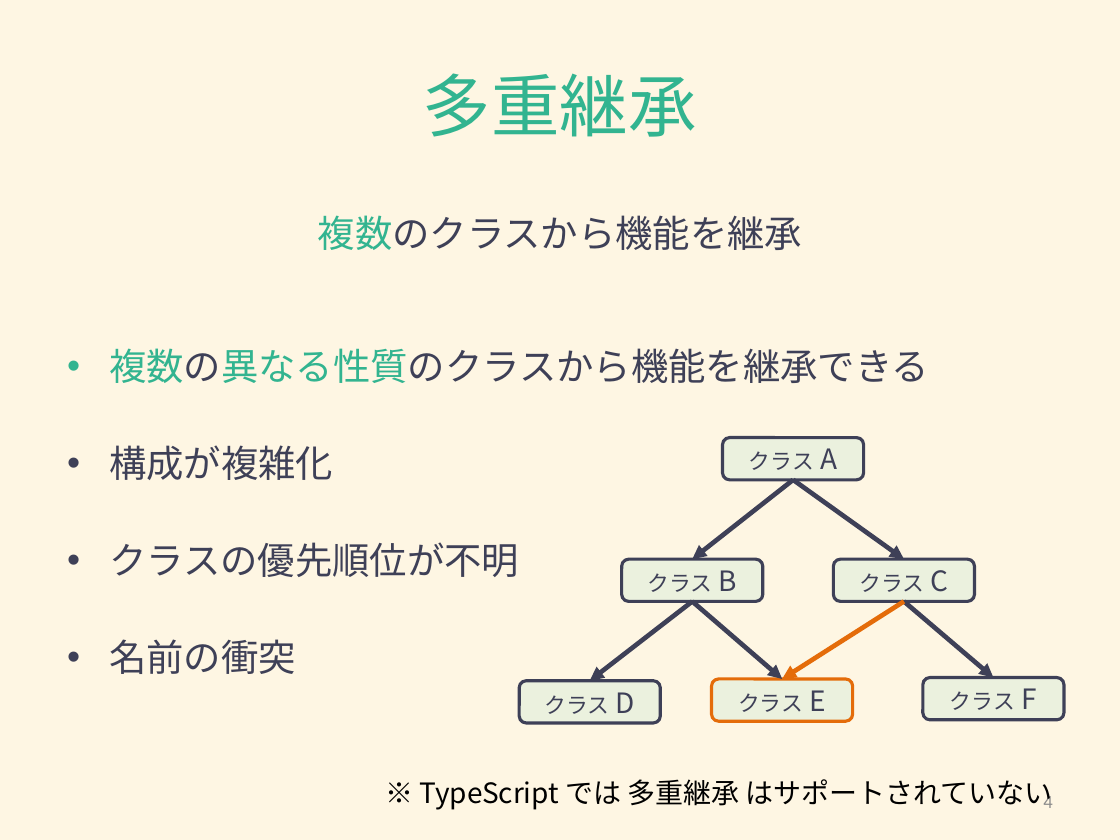
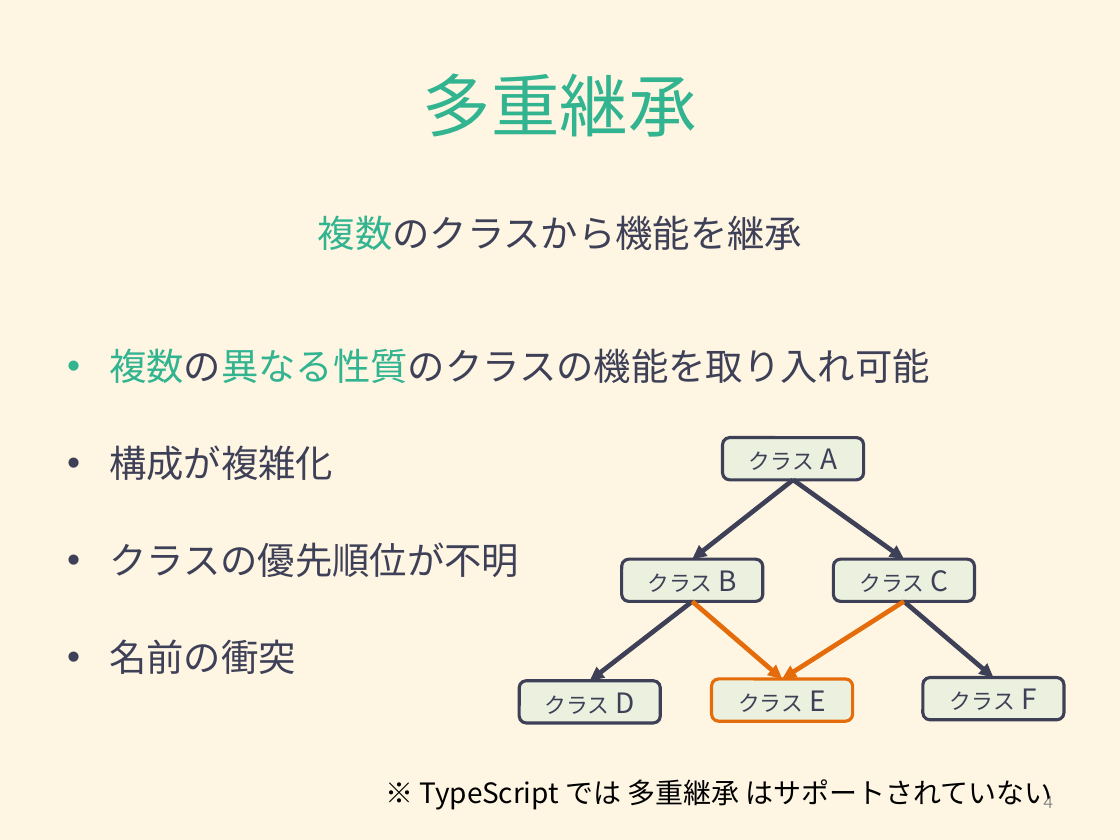
Before and after one commit to Hikari-Kubota/sandbox-todo-ts-angular, a slide deck: slide 4 of typescript/typescript_mixins.pptx. Drawn at 1120x840 pixels with LibreOffice and Linux fonts; fonts in the diff are those of the drawing. Boxes give left, top, right and bottom in pixels: in the first picture for what was removed or moved away, otherwise in the second. Text is boxed around its words. In the diff, an @@ line names an element or a change of style, - is before the commit and + after.

```diff
--- a/typescript/typescript_mixins.pptx
+++ b/typescript/typescript_mixins.pptx
@@ text at (109, 348, 930, 383): text changed @@
-• 複数の異なる性質のクラスから機能を継承できる
+• 複数の異なる性質のクラスの機能を取り入れ可能
@@ arrow (692, 601) - (782, 679): stroke #3E4057 3 pt to #E46C0A 3 pt @@
```
Also in this commit, not shown: 5 other slides changed, 3 other files.
